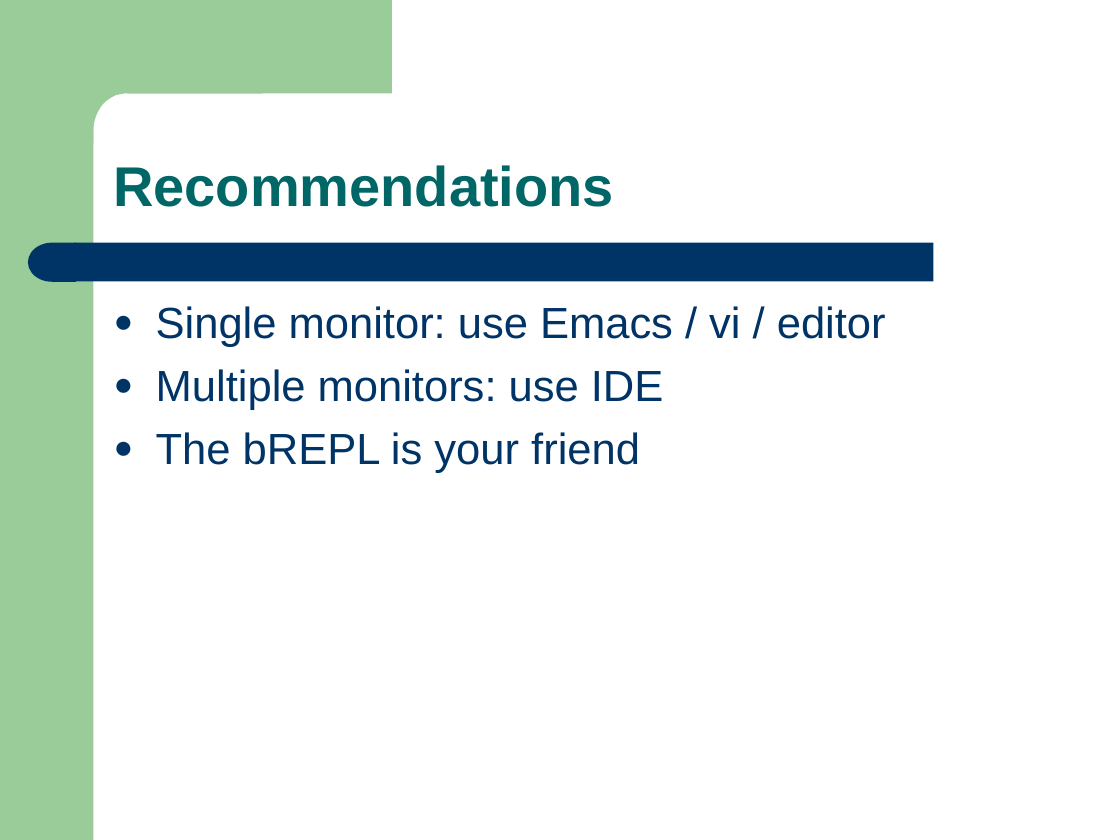
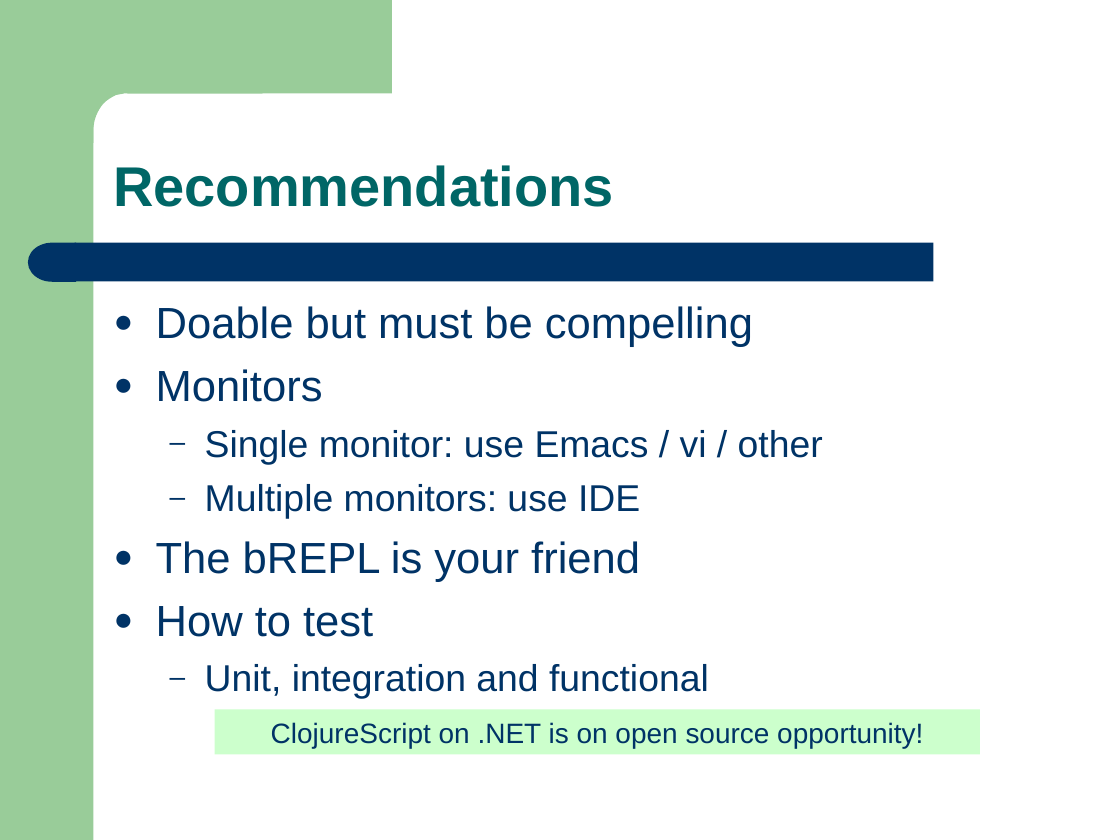
Before and after one commit to mrwizard82d1/yctiam, a slide deck: slide 14 of yctiam.ppt (slide 13 before the commit). Drawn at 1120x840 pixels with LibreOffice and Linux fonts; fonts in the diff are those of the drawing. Boxes give left, top, right and bottom in pixels: in the first picture for what was removed or moved away, otherwise in the second. Text is boxed around its words. In the diff, an @@ line names an element or a change of style, - is before the commit and + after.

```diff
--- a/yctiam.ppt
+++ b/yctiam.ppt
@@ text at bbox=[156, 306, 823, 464]: text changed @@
-● Single monitor: use Emacs / vi / editor
+● Doable but must be compelling
+● Monitors
+  – Single monitor: use Emacs / vi / other
@@ text at bbox=[205, 484, 640, 519]: size 28 to 24 pt in "Multiple monitors: use IDE"; bullet ● to –; list level 1 to 2 in "Multiple monitors: use IDE" @@
@@ text at bbox=[156, 606, 709, 699]: paragraphs added @@
+● How to test
+  – Unit, integration and functional
@@ rectangle added at bbox=[215, 709, 980, 754], fill #CCFFCC, 18 pt, text #003366 @@
+ClojureScript on .NET is on open source opportunity!
```
Also in this commit, not shown: 7 other slides changed, 4 slides added, 3 slides removed.
